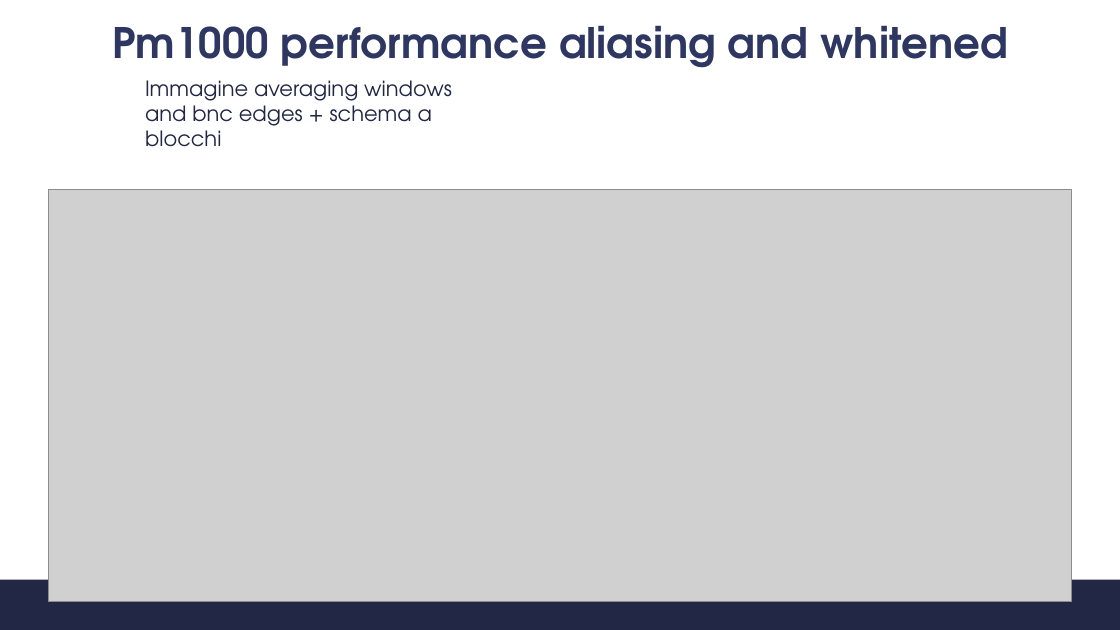
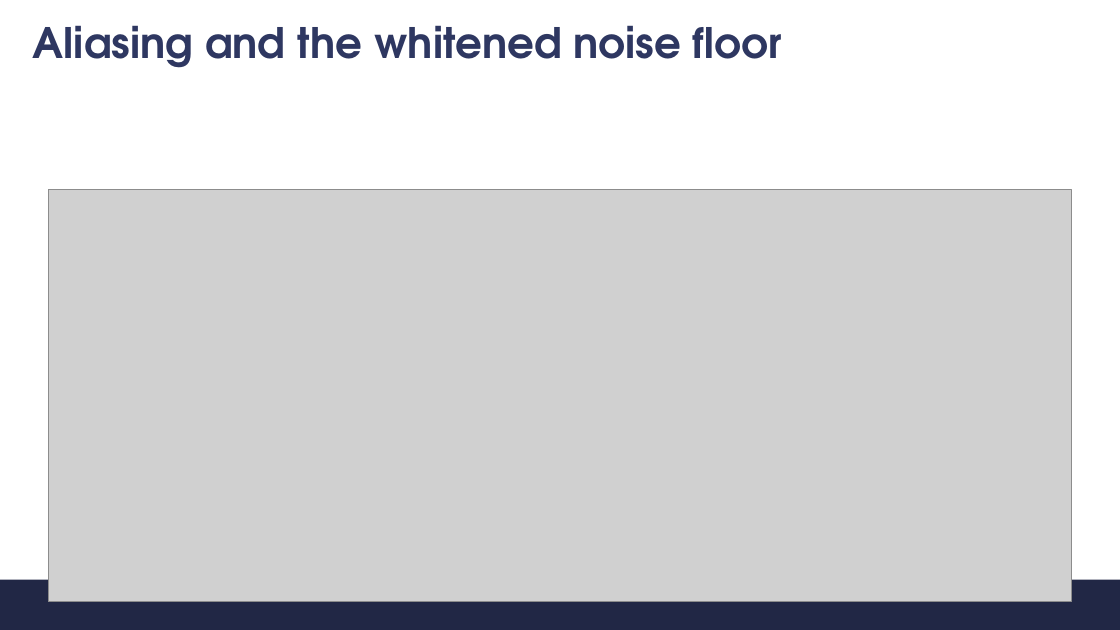
Before and after one commit to s347960/Presentazione, a slide deck: slide 8 of Discussione.pptx. Drawn at 1120x630 pixels with LibreOffice and Linux fonts; fonts in the diff are those of the drawing; grey boxes stand for pictures; background and template pictures are left out. Boxes give left, top, right and bottom in pixels: in the first picture for what was removed or moved away, otherwise in the second. Text is boxed around its words. In the diff, an @@ line names an element or a change of style, - is before the commit and + after.

Commit message:
presentazione

```diff
--- a/Discussione.pptx
+++ b/Discussione.pptx
@@ title at bbox=[33, 25, 782, 68]: text changed @@
-Pm1000 performance aliasing and whitened
+Aliasing and the whitened noise floor
@@ text removed at bbox=[145, 80, 452, 147] @@
-Immagine averaging windows and bnc edges + schema a blocchi
```
Also in this commit, not shown: 3 other slides changed, 7 slides added, 6 slides removed, 6 other files.
